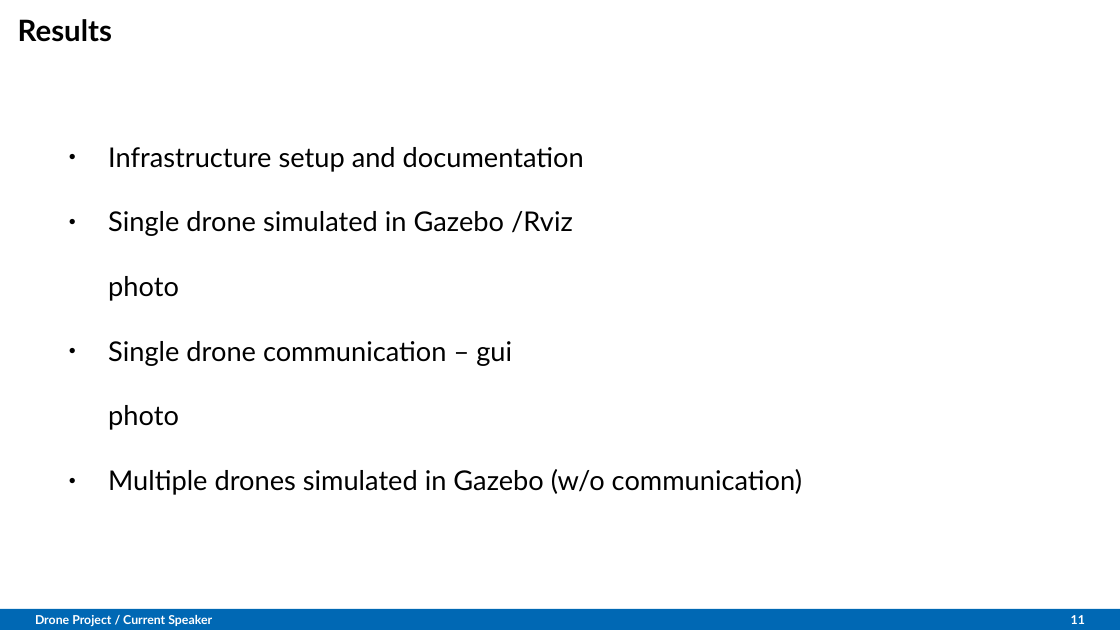
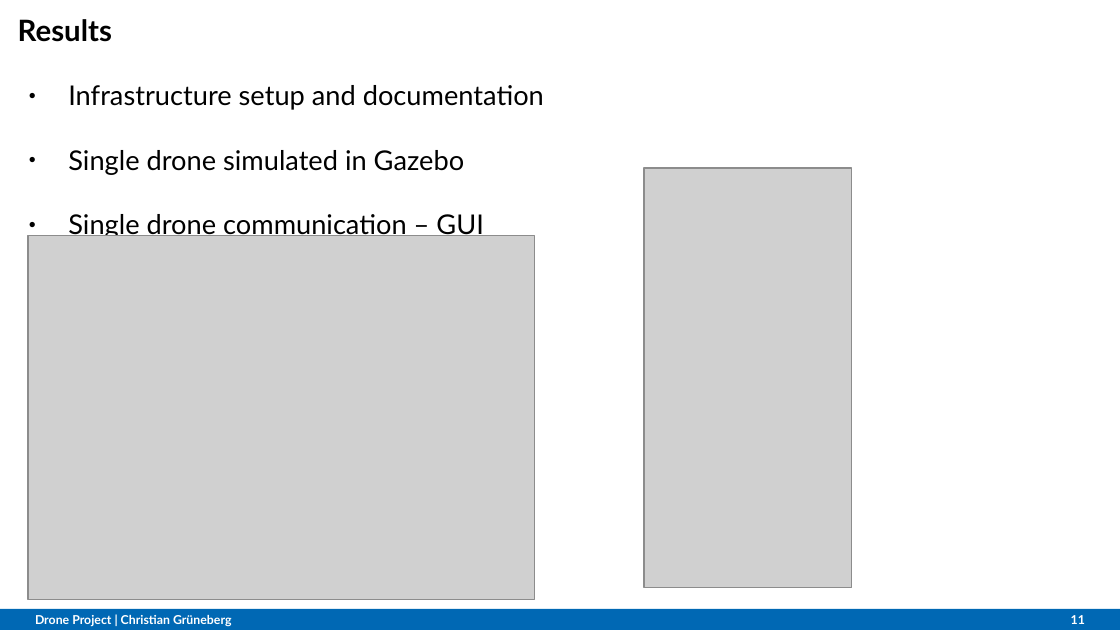
Before and after one commit to Belvin7/Drone_Project_personal-, a slide deck: slide 11 of AMS_Intermediate_Presentation.odp. Drawn at 1120x630 pixels with LibreOffice and Linux fonts; fonts in the diff are those of the drawing; grey boxes stand for pictures; background and template pictures are left out. Boxes give left, top, right and bottom in pixels: in the first picture for what was removed or moved away, otherwise in the second. Text is boxed around its words. In the diff, an @@ line names an element or a change of style, - is before the commit and + after.

```diff
--- a/AMS_Intermediate_Presentation.odp
+++ b/AMS_Intermediate_Presentation.odp
@@ text "Infrastructure setup and documentation": place and size @@
-text "Infrastructure setup and documentation" at (108, 147, 802, 495)
+text "Infrastructure setup and documentation" at (68, 85, 544, 240)
@@ text at (68, 150, 484, 240): text changed @@
-● Single drone simulated in Gazebo /Rviz
-photo
-● Single drone communication – gui
-photo
-● Multiple drones simulated in Gazebo (w/o communication)
+● Single drone simulated in Gazebo
+● Single drone communication – GUI
@@ picture added at (644, 168, 852, 588) @@
@@ picture added at (28, 236, 534, 600) @@
@@ text at (35, 615, 232, 627): text changed @@
-Drone Project / Current Speaker
+Drone Project | Christian Grüneberg
```
Also in this commit, not shown: 2 other slides changed, 2 slides added, 3 slides removed.
